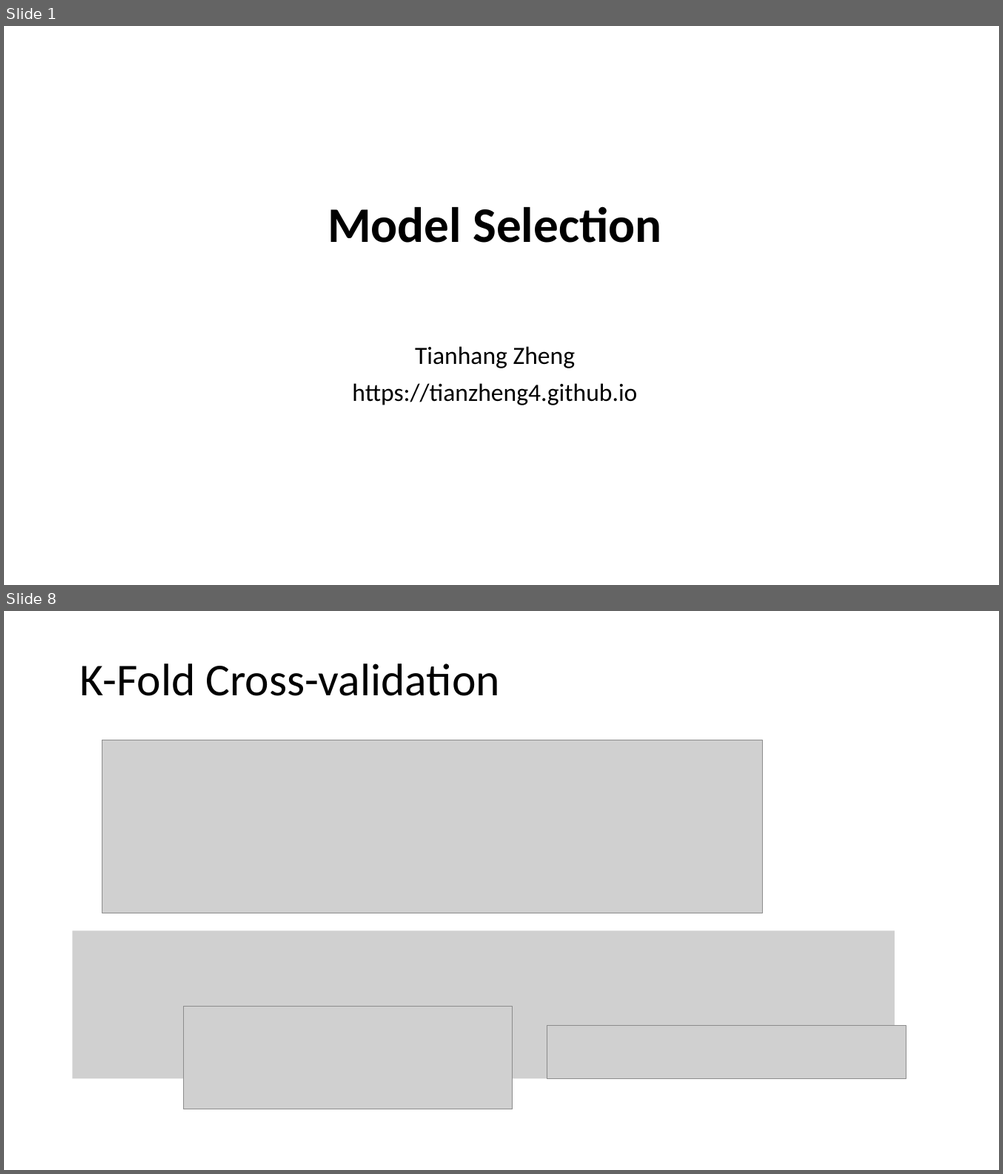
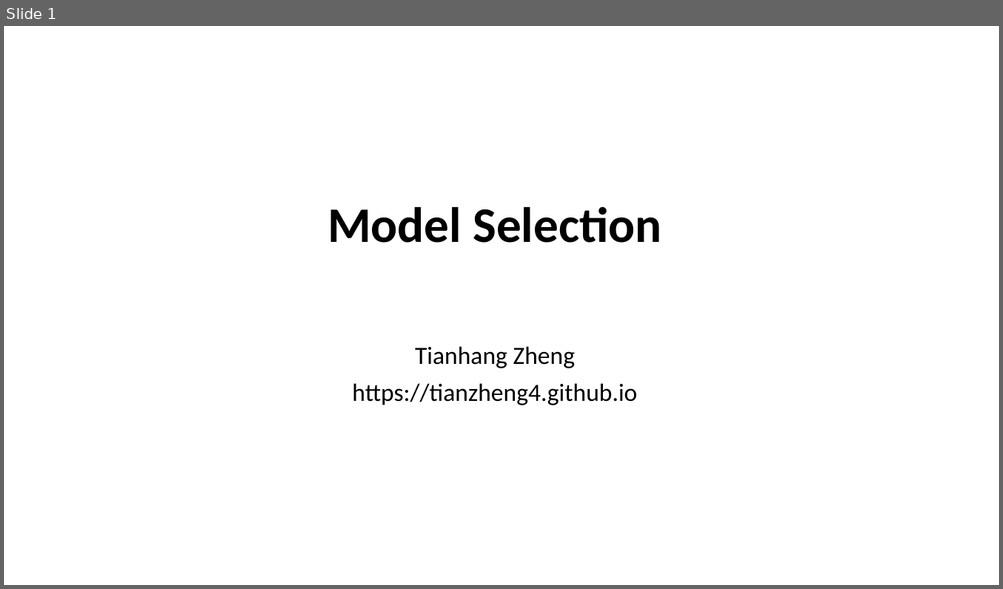
Before and after one commit to tianzheng4/tianzheng4.github.io, a slide deck: _umkc-teaching/slides/Lecture7.pptx. Shown one above the other, each under a label of ours: slides 1 and 8 before the commit, slide 1 after it; the slides between them are not shown. The pictures are 1003x1174 and 1003x589 pixels, drawn with LibreOffice and Linux fonts; fonts in the diff are those of the drawing; grey boxes stand for pictures. Boxes give left, top, right and bottom in pixels: in the first picture for what was removed or moved away, otherwise in the second. Text is boxed around its words. In the diff, an @@ line names an element or a change of style, - is before the commit and + after.

```diff
--- a/_umkc-teaching/slides/Lecture7.pptx
+++ b/_umkc-teaching/slides/Lecture7.pptx
@@ slide 8 removed at box(4, 611, 999, 1170), background #FFFFFF @@
@@ title removed at box(79, 664, 500, 696) @@
-K-Fold Cross-validation
@@ picture removed at box(102, 741, 762, 913) @@
@@ picture removed at box(73, 931, 895, 1079) @@
@@ picture removed at box(183, 1006, 512, 1111) @@
@@ picture removed at box(547, 1026, 906, 1079) @@
```
Also in this commit, not shown: 2 slides added, 14 other slides removed, 1 other file.
